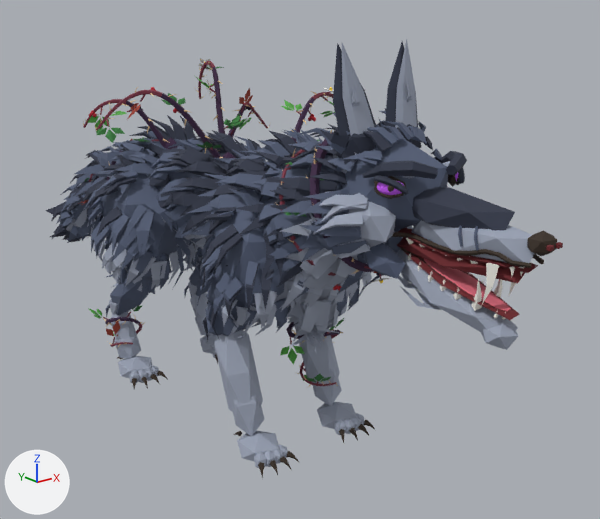
An edit to the FBX model exports/Gardien_Foret_Loup/Gardien_Foret_Loup_Marche.fbx, drawn before and after from the same camera.
Before and after are seen from a camera (50 mm lens) standing at (-15.3, -22.9, 14.0) and looking at (2.3, -0.9, 5.2). The axes (+X, +Y, +Z) are drawn at lower left. The lights are the same throughout. The picture after the commit comes second.

Script lines for the objects in view, before the commit:
```python
me_machoire = bpy.data.meshes.new('Machoire')
me_machoire.from_pydata(...)  # 347 vertices, 389 faces; spans x -1.1..1.09, y -11.89..-6.95, z 6.02..8.01
me_machoire.materials.append(mat_gardien_foret_loup_palette)  # picture img_gardien_foret_loup_palette_png
me_patte_ard = bpy.data.meshes.new('Patte_ArD')
me_patte_ard.from_pydata(...)  # 1606 vertices, 1684 faces; spans x -3.38..0.35, y 1.22..6.62, z 0.01..8.82
me_patte_ard.materials.append(mat_gardien_foret_loup_palette)  # picture img_gardien_foret_loup_palette_png
me_patte_avg = bpy.data.meshes.new('Patte_AvG')
me_patte_avg.from_pydata(...)  # 1649 vertices, 1717 faces; spans x -0.28..3.17, y -5.26..-1.0, z 0.01..8.76
me_patte_avg.materials.append(mat_gardien_foret_loup_palette)  # picture img_gardien_foret_loup_palette_png
me_ronces = bpy.data.meshes.new('Ronces')
me_ronces.from_pydata(...)  # 3977 vertices, 4509 faces; spans x -4.5..4.01, y -8.1..4.79, z 5.96..12.08
me_ronces.materials.append(mat_gardien_foret_loup_palette)  # picture img_gardien_foret_loup_palette_png
ob_machoire = bpy.data.objects.new('Machoire', me_machoire)
ob_machoire.location = (0.0, 0.0, 0.0)
ob_patte_ard = bpy.data.objects.new('Patte_ArD', me_patte_ard)
ob_patte_ard.location = (0.0, 0.0, 0.0)
ob_patte_avg = bpy.data.objects.new('Patte_AvG', me_patte_avg)
ob_patte_avg.location = (0.0, 0.0, 0.0)
ob_ronces = bpy.data.objects.new('Ronces', me_ronces)
ob_ronces.location = (0.0, 0.0, 0.0)
# also in view: 'Patte_ArG' at (1.6, 3.9, 4.4); 'Patte_AvD' at (-1.5, -3.1, 4.4); 'Tete' at (0.1, -9.0, 10.1); 'Corps' at (0.0, -0.6, 7.4); 'Queue' at (0.4, 10.9, 5.6)
```
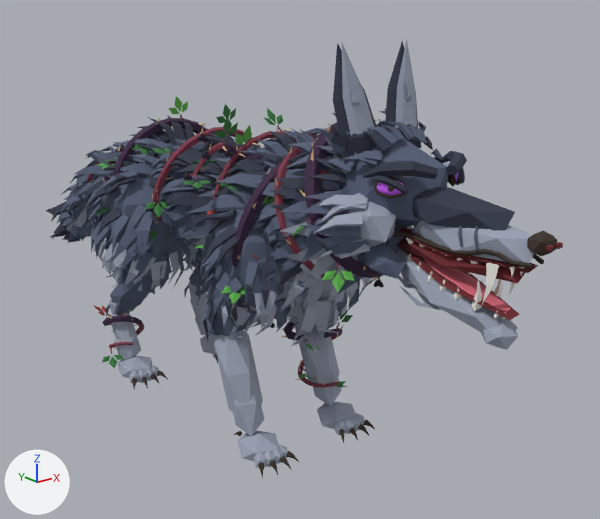
What differs and where, as boxes [x1, y1, x2, y2] in the pictures (600 x 519 px; the box of a moved part takes in the faces that stretch with it):
```json
{"object": "Ronces", "change": "reshaped", "before": [83, 59, 391, 290], "after": [95, 96, 387, 328]}
{"object": "Patte_AvG", "change": "reshaped", "before": [280, 272, 375, 443], "after": [282, 277, 375, 443]}
{"part": 1, "of": "me_patte_avg", "change": "deleted", "before": [306, 374, 337, 388]}
{"part": 2, "of": "me_patte_avg", "change": "moved or reshaped", "before": [280, 317, 345, 386], "after": [282, 309, 353, 388]}
{"part": 3, "of": "me_ronces", "change": "moved or reshaped", "before": [293, 212, 307, 217], "after": [262, 196, 270, 204]}
{"part": 4, "of": "me_ronces", "change": "moved or reshaped", "before": [284, 212, 293, 216], "after": [229, 292, 240, 304]}
{"part": 5, "of": "me_ronces", "change": "moved or reshaped", "after": [221, 286, 231, 293], "on screen": "not visible before"}
{"part": 6, "of": "me_ronces", "change": "deleted", "before": [83, 59, 391, 290]}
{"part": 7, "of": "me_ronces", "change": "built on", "before": [125, 67, 383, 283], "after": [95, 96, 384, 328]}
{"part": 8, "of": "me_patte_ard", "change": "deleted", "before": [106, 321, 127, 347]}
{"part": 9, "of": "me_patte_ard", "change": "moved or reshaped", "before": [94, 306, 145, 347], "after": [93, 305, 144, 363]}
{"part": 10, "of": "me_patte_ard", "change": "surface changed", "before": [88, 308, 141, 324], "after": [98, 309, 134, 369]}
```

Scene script edits in JSON lines:
```json
{"block": "me_patte_ard", "where": "# used by ob_patte_ard; location = (0.0, 0.0, 0.0)"}
{"op": "remove", "block": "me_patte_ard", "code": "me_patte_ard.from_pydata(...)  # 1606 vertices, 1684 faces; spans x -3.38..0.35, y 1.22..6.62, z 0.01..8.82"}
{"op": "add", "block": "me_patte_ard", "code": "me_patte_ard.from_pydata(...)  # 1566 vertices, 1644 faces; spans x -3.38..0.35, y 1.22..6.62, z 0.01..8.82"}
{"block": "me_patte_ard", "change": "me_patte_ard part 8: 6 loose pieces with 41 vertices, spanning x -2.67..-1.84, y 4.2..4.83, z 1.28..2.31, are deleted"}
{"block": "me_patte_ard", "change": "me_patte_ard part 9: 325 vertices moved from x -2.72..-1.05, y 4.15..6.36, z 0.92..2.82 to x -3.0..-1.02, y 4.09..6.47, z 0.6..2.8; 56 vertices removed from x -2.72..-1.06, y 4.47..6.12, z 0.97..3.02; 57 vertices added at x -2.55..-1.31, y 4.31..6.3, z 0.79..3.01"}
{"block": "me_patte_ard", "change": "me_patte_ard part 10: 30 kept faces spanning x -2.76..-1.17, y 4.19..6.23, z 0.6..2.58 get new texture (UV) coordinates"}
{"block": "me_ronces", "where": "# used by ob_ronces; location = (0.0, 0.0, 0.0)"}
{"op": "remove", "block": "me_ronces", "code": "me_ronces.from_pydata(...)  # 3977 vertices, 4509 faces; spans x -4.5..4.01, y -8.1..4.79, z 5.96..12.08"}
{"op": "add", "block": "me_ronces", "code": "me_ronces.from_pydata(...)  # 6130 vertices, 7209 faces; spans x -3.03..2.79, y -7.77..6.63, z 4.2..11.61"}
{"block": "me_ronces", "change": "me_ronces part 3: the loose piece of 5 vertices spanning x -1.84..-1.5, y -6.16..-5.54, z 8.48..8.53 is multiplied about its middle by the matrix ((-0.684, 0.418, 0.015), (-0.137, -0.25, 0.75), (0.396, 0.637, 0.284)), then moved by (0.07, 1.67, 0.06)"}
{"block": "me_ronces", "change": "me_ronces part 4: the loose piece of 5 vertices spanning x -2.1..-1.74, y -5.84..-5.5, z 8.49..8.56 is multiplied about its middle by the matrix ((1.041, -0.062, -0.689), (-0.206, 1.161, -0.416), (0.66, 0.46, 0.957)), then moved by (-0.67, 1.7, -2.69)"}
{"block": "me_ronces", "change": "me_ronces part 5: the loose piece of 5 vertices spanning x 0.78..1.13, y -4.98..-4.64, z 6.85..6.93 is multiplied about its middle by the matrix ((0.596, -0.596, -0.539), (0.383, 0.8, -0.461), (0.706, 0.069, 0.705)), then moved by (-3.6, 1.1, -0.93)"}
{"block": "me_ronces", "change": "me_ronces part 6: 344 loose pieces with 3294 vertices, spanning x -4.5..4.01, y -8.1..4.79, z 5.96..12.08, are deleted"}
{"block": "me_ronces", "change": "me_ronces part 7: 476 vertices removed from x -1.88..2.21, y -7.31..3.67, z 6.39..11.83; 5923 vertices added at x -3.03..2.79, y -7.77..6.63, z 4.2..11.61"}
{"block": "me_ronces", "change": "other edits to the shape of me_ronces do not show in these pictures"}
{"block": "me_patte_avg", "where": "# used by ob_patte_avg; location = (0.0, 0.0, 0.0)"}
{"op": "remove", "block": "me_patte_avg", "code": "me_patte_avg.from_pydata(...)  # 1649 vertices, 1717 faces; spans x -0.28..3.17, y -5.26..-1.0, z 0.01..8.76"}
{"op": "add", "block": "me_patte_avg", "code": "me_patte_avg.from_pydata(...)  # 1579 vertices, 1647 faces; spans x -0.28..3.17, y -5.26..-0.94, z 0.01..8.76"}
{"block": "me_patte_avg", "change": "me_patte_avg part 1: 9 loose pieces with 71 vertices, spanning x 0.42..1.63, y -4.03..-2.97, z 1.43..2.41, are deleted"}
{"block": "me_patte_avg", "change": "me_patte_avg part 2: 415 vertices moved from x 0.29..2.63, y -3.95..-1.32, z 1.59..4.39 to x 0.67..2.58, y -3.99..-0.94, z 1.53..4.46; 67 vertices removed from x 0.91..2.57, y -3.75..-1.16, z 1.54..3.85; 68 vertices added at x 0.88..2.48, y -3.73..-1.12, z 1.51..4.19"}
```
